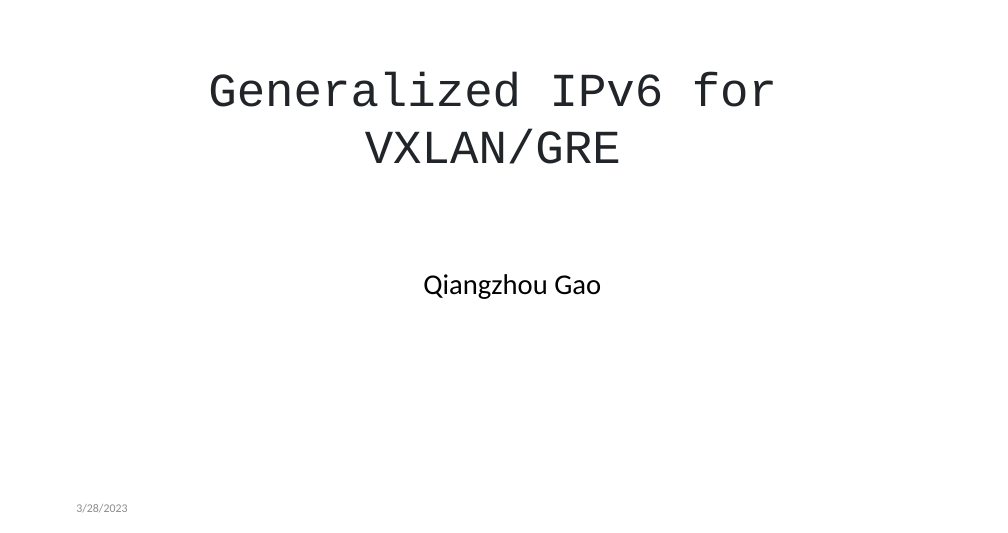
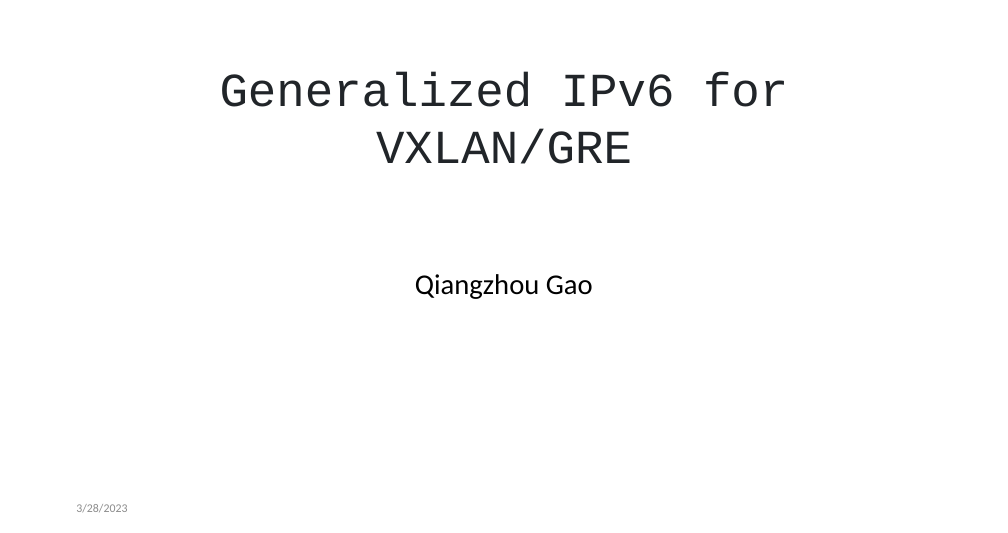
Before and after one commit to Generalized-IPv6-Tunnel/IETF116-Sidemeeting, a slide deck: slide 1 of 04 Generalized IPv6 Tunnel.pptx. Drawn at 1008x533 pixels with LibreOffice and Linux fonts; fonts in the diff are those of the drawing. Boxes give left, top, right and bottom in pixels: in the first picture for what was removed or moved away, otherwise in the second. Text is boxed around its words. In the diff, an @@ line names an element or a change of style, - is before the commit and + after.

```diff
--- a/04 Generalized IPv6 Tunnel.pptx
+++ b/04 Generalized IPv6 Tunnel.pptx
@@ title "Generalized IPv6 for VXLAN/GRE": place and size @@
-title "Generalized IPv6 for VXLAN/GRE" at (208, 72, 777, 164)
+title "Generalized IPv6 for VXLAN/GRE" at (220, 72, 788, 164)
@@ subtitle "Qiangzhou Gao": place and size @@
-subtitle "Qiangzhou Gao" at (423, 274, 601, 299)
+subtitle "Qiangzhou Gao" at (415, 274, 593, 299)
```
Also in this commit, not shown: 7 other slides changed, 2 slides added, 4 slides removed.
